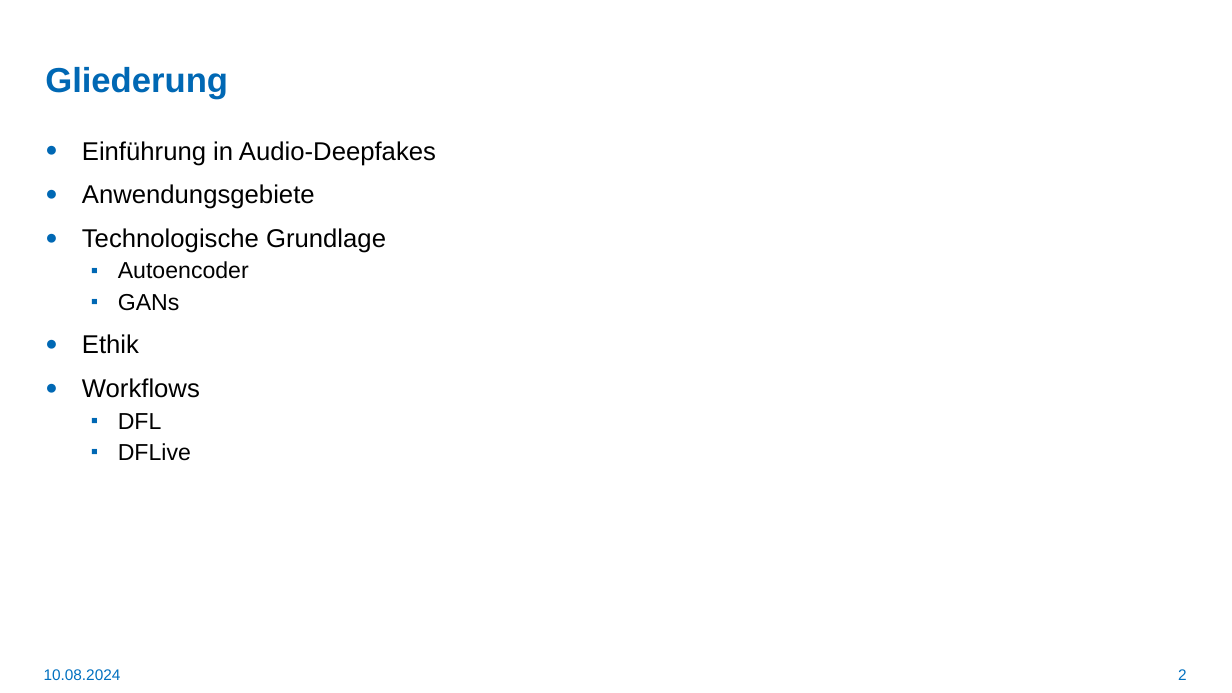
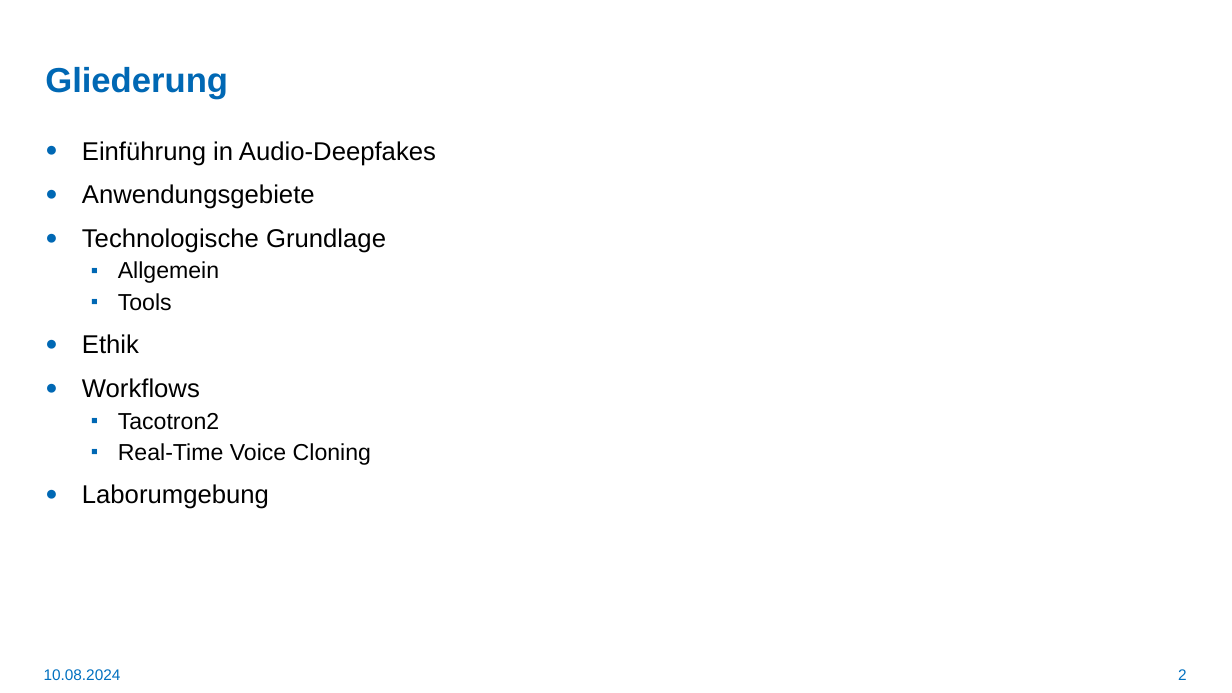
Before and after one commit to LetsDrinkSomeTea/ProjektArbeit, a slide deck: slide 2 of Praesentationen/Audio-Deepfakes.pptx. Drawn at 1232x693 pixels with LibreOffice and Linux fonts; fonts in the diff are those of the drawing; background and template pictures are left out. Boxes give left, top, right and bottom in pixels: in the first picture for what was removed or moved away, otherwise in the second. Text is boxed around its words. In the diff, an @@ line names an element or a change of style, - is before the commit and + after.

Commit message:
Powerpoint

```diff
--- a/Praesentationen/Audio-Deepfakes.pptx
+++ b/Praesentationen/Audio-Deepfakes.pptx
@@ text at (x1=118, y1=261, x2=219, y2=311): text changed @@
-  ▪ Autoencoder
-  ▪ GANs
+  ▪ Allgemein
+  ▪ Tools
@@ text at (x1=82, y1=413, x2=371, y2=509): text changed @@
-  ▪ DFL
-  ▪ DFLive
+  ▪ Tacotron2
+  ▪ Real-Time Voice Cloning
+● Laborumgebung
```
Also in this commit, not shown: 7 other slides changed, 1 slide added.
